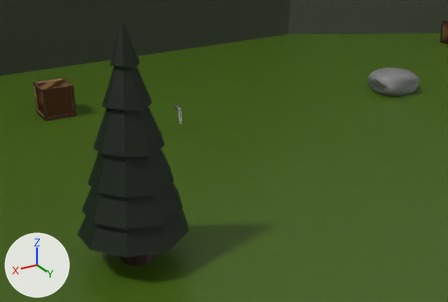
What one commit did to the glTF model common/models/map.gltf.
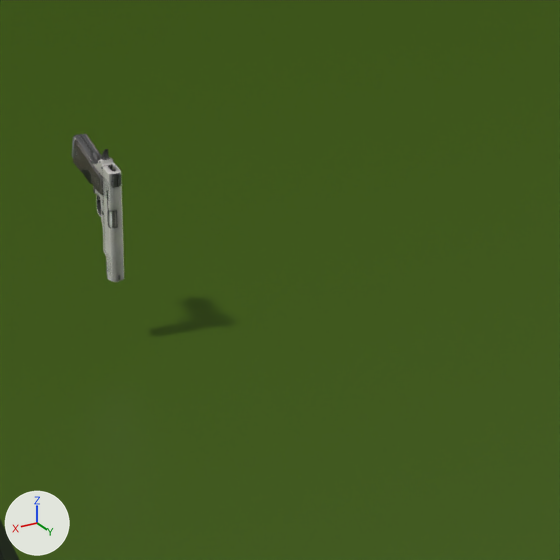
There are two pictures of each version: one from a camera (50 mm lens) standing at (15.58, -23.97, 14.02) and looking at (-1.45, -52.34, -0.17), one close up on the part from 37% to 54% of the width and 28% to 54% of the height. The axes (+X, +Y, +Z) are drawn at lower left. The lights are the same throughout. Where no turn or scale is listed for an object, it has been applied to the vertices.

In view in the first close-up: 'Gun1', 'ground'.
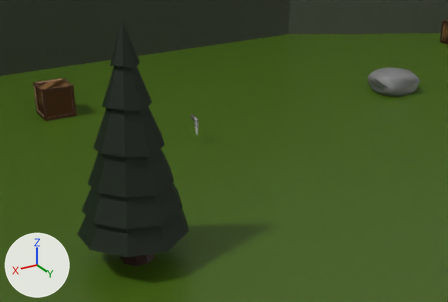
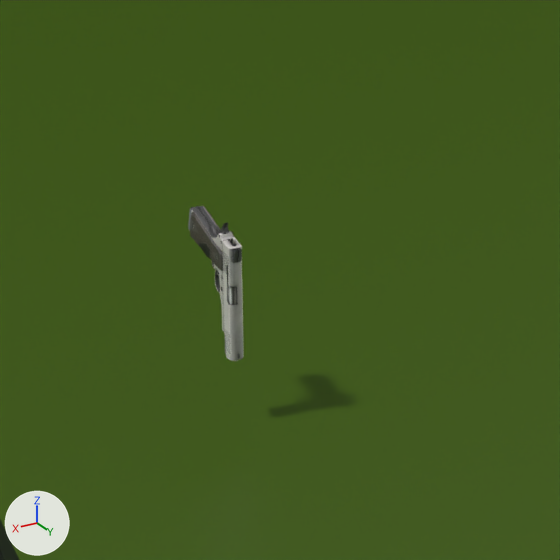
Where the change shows, as pixel boxes (x1, y1, x2, y2) in the close-ups (560 x 560 px):
'Gun1', moved: before (72, 134, 124, 282); after (188, 206, 244, 361)

The change in detail:
Object 'Gun1' (ob_gun1) moves from (0.047, -55.094, 1.503) to (0.047, -53.094, 1.503).
